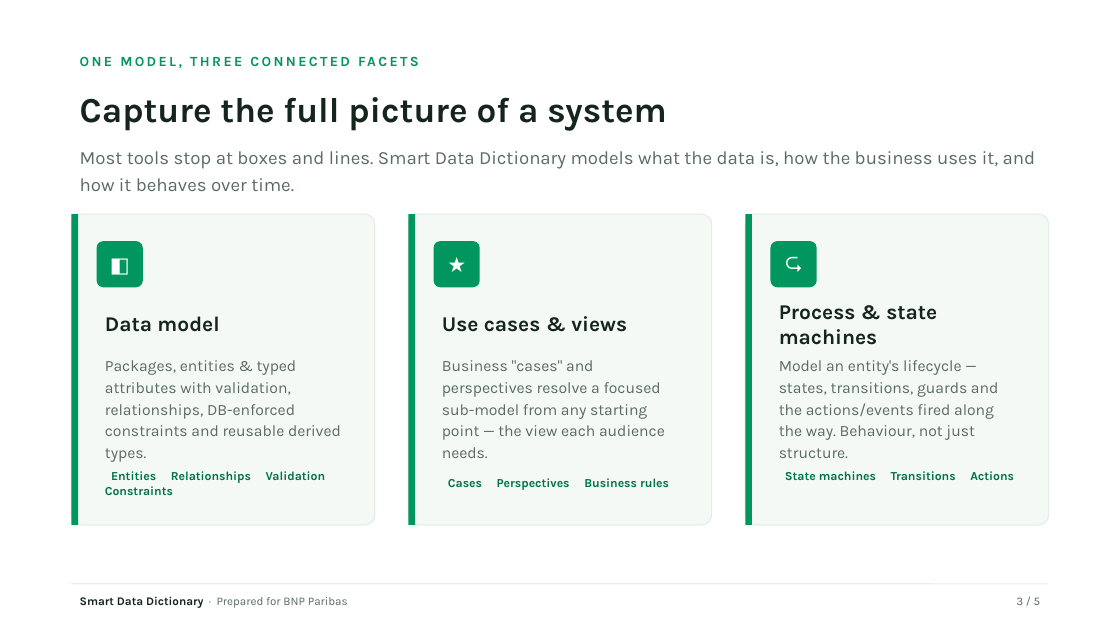
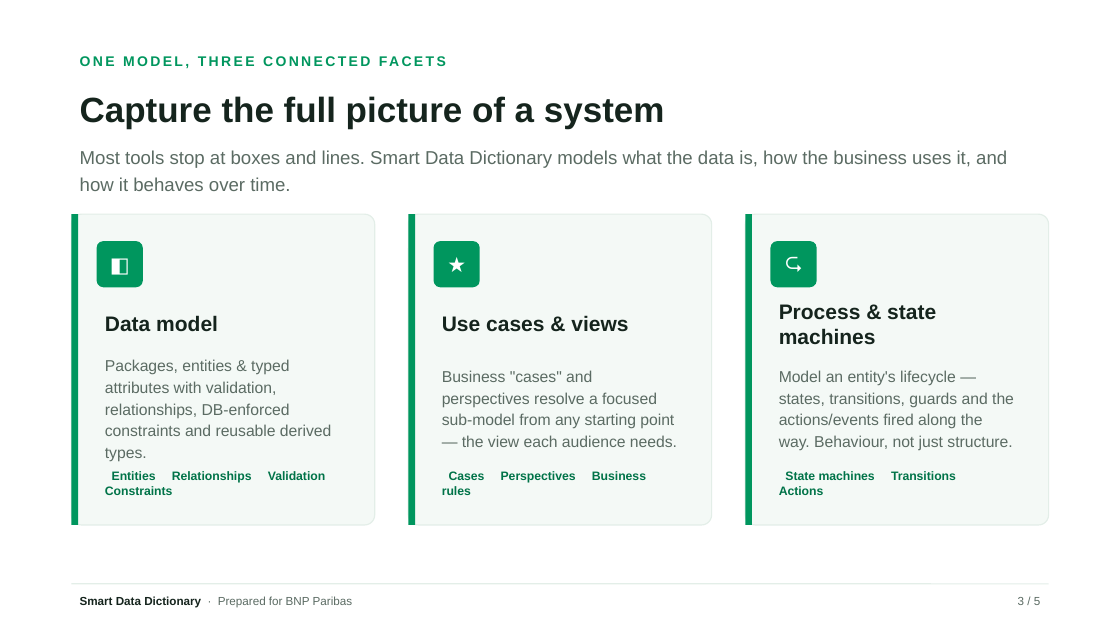
Before and after one commit to amah/smart-data-dico, a slide deck: slide 3 of docs/presentation/smart-data-dico-bnp.pptx. Drawn at 1120x630 pixels with LibreOffice and Linux fonts; fonts in the diff are those of the drawing. Boxes give left, top, right and bottom in pixels: in the first picture for what was removed or moved away, otherwise in the second. Text is boxed around its words. In the diff, an @@ line names an element or a change of style, - is before the commit and + after.

```diff
--- a/docs/presentation/smart-data-dico-bnp.pptx
+++ b/docs/presentation/smart-data-dico-bnp.pptx
@@ font Karla to Arial in 14 elements at (71, 46, 1049, 76), (80, 96, 665, 129), (80, 150, 1007, 191), (105, 315, 218, 332), (105, 359, 331, 462), (112, 471, 325, 483), (442, 315, 628, 332), (442, 370, 677, 447), (449, 471, 646, 483), (779, 304, 936, 345), (779, 370, 1014, 450), (785, 471, 956, 480), (80, 596, 352, 608), (1018, 597, 1040, 605) @@
```
Also in this commit, not shown: 4 other slides changed, 1 other file.
